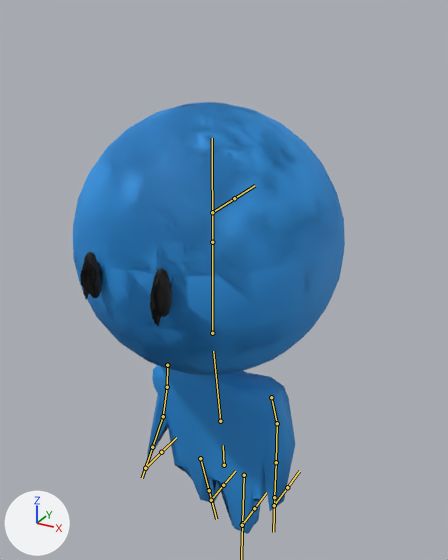
What one commit did to the FBX model Assets/Prefabs/Character 1.fbx.
Camera for both pictures: a camera (50 mm lens) standing at (4.15, -7.41, 7.49) and looking at (-0.03, 0.19, 3.69). Every picture has the same lights, and +X, +Y and +Z are marked at lower left. Both versions are drawn at frame 6 of the action 'Armature|Run_blocking'; the numbers are the values there. The bones that bend it are drawn over the model as lines.
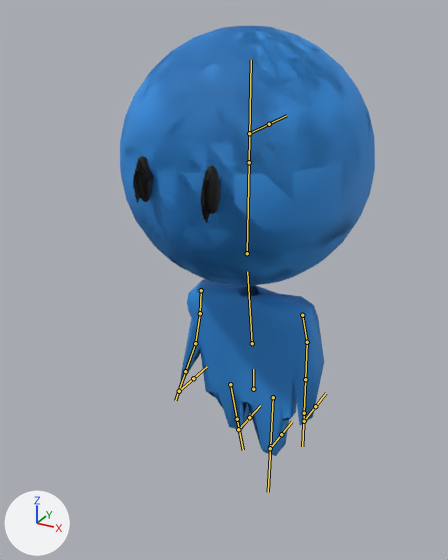
The change, as a diff of the scene's bpy script:
```diff
--- a/Assets/Prefabs/Character 1.fbx.py
+++ b/Assets/Prefabs/Character 1.fbx.py
@@ bone_rig_object @@
 bone_rig_object = bpy.data.objects['Armature']  # the whole rig 'Armature'
-bone_rig_object.location = (0.07, 0.0, 0.37)
+bone_rig_object.location = (0.07, 1.34, 0.37)
@@ bone_turso @@
 bone_turso = bpy.data.objects['Armature'].pose.bones['Turso']
-bone_turso.location = (0.0, -0.05, -0.01)
+bone_turso.location = (0.0, 0.85, 0.17)
@@ bone_chest @@
 bone_chest = bpy.data.objects['Armature'].pose.bones['Chest']
-bone_chest.location = (-0.05, -0.05, 0.0)
+bone_chest.location = (-0.24, 0.85, 0.02)
```

Location of each change, (x1, y1, x2, y2) in pixels of the pictures (448 x 560 px):
'Cube', posed (6% narrower): before (73, 102, 345, 534); after (120, 26, 375, 456)
bone 'Turso', root to tip: before (224, 465) to (223, 445); after (253, 389) to (253, 369)
bone 'Chest', root to tip: before (220, 421) to (213, 351); after (252, 343) to (247, 271)
